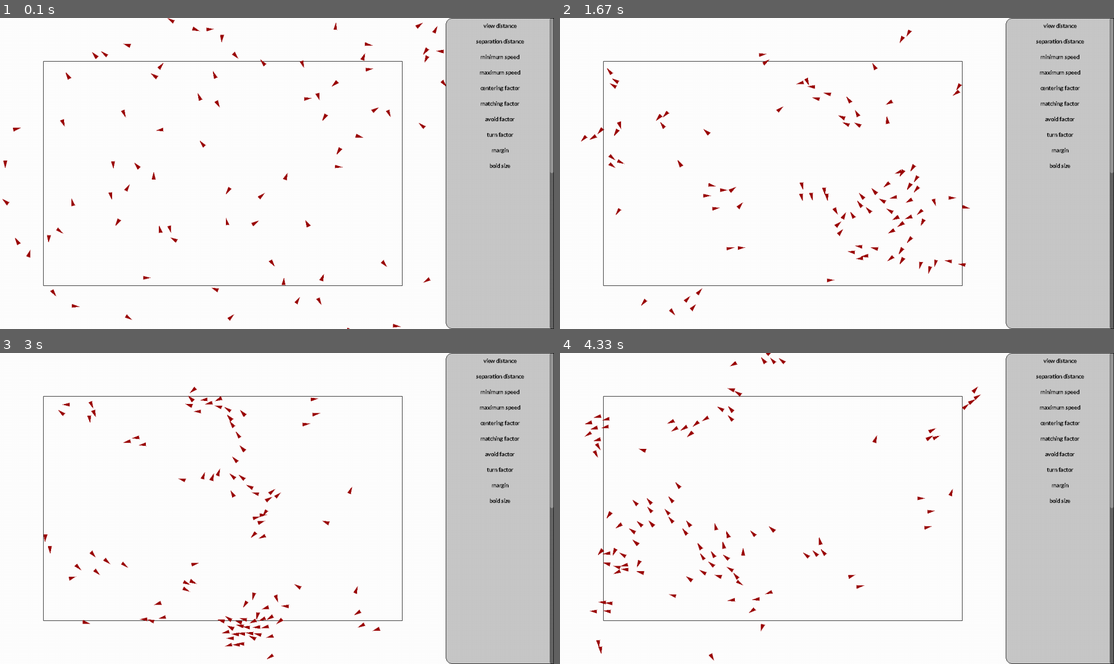
Above: before the commit, frames 1-4 (two rows, left to right).
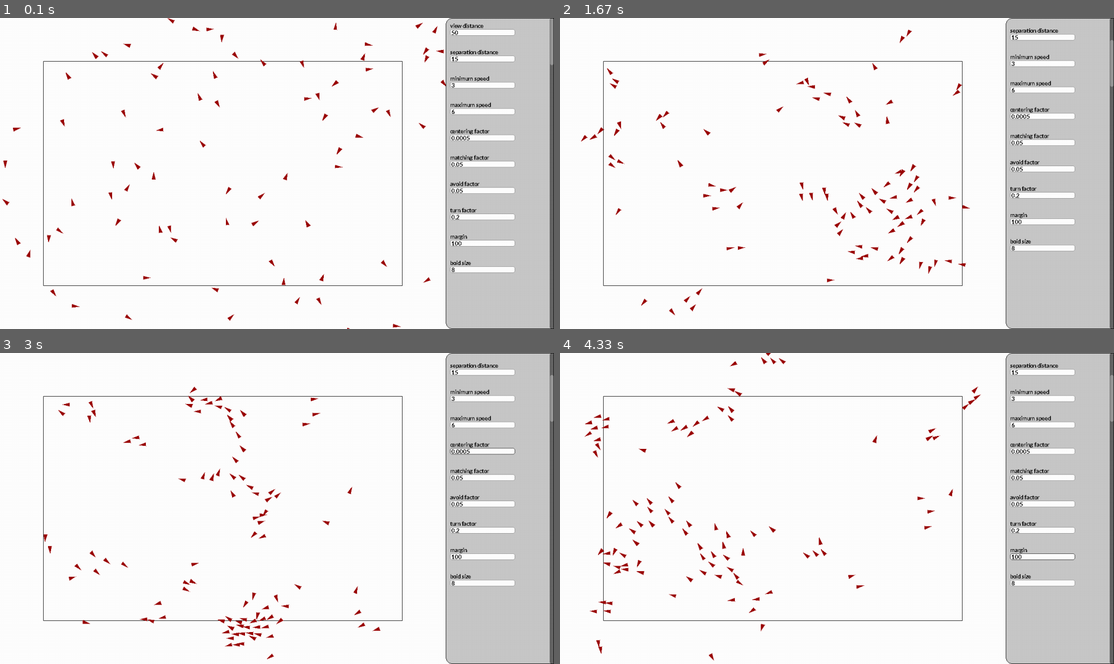
Above: after the commit, the same moments.

Repository: Peter-Vanderhyde/Boid-Simulation
Game: pygame game, started from main.py
Same seed, same stepped clock (60 frames per second), same inputs: the game is played once before the commit and once after it.
Inputs (mouse positions are in pixels of both pictures, inside the frame that each line leads up to):
- Up to frame 1 (0.1 s): no input
- Up to frame 2 (1.67 s): press the mouse at (1041, 269) at 0.37 s; move the mouse to (1003, 173) at 0.47 s; release the mouse at (958, 77) at 0.6 s; press the mouse at (1113, 42) at 0.7 s; move the mouse to (881, 52) at 0.8 s; release the mouse at (654, 61) at 0.93 s; press the mouse at (1041, 269) at 1.03 s; move the mouse to (920, 226) at 1.13 s; release the mouse at (798, 185) at 1.27 s; press the mouse at (1041, 33) at 1.37 s; move the mouse to (1014, 42) at 1.47 s; release the mouse at (981, 55) at 1.6 s
- Up to frame 3 (3 s): press the mouse at (481, 471) at 1.7 s; move the mouse to (476, 520) at 1.8 s; release the mouse at (470, 570) at 1.93 s; press the mouse at (481, 393) at 2.03 s; move the mouse to (409, 405) at 2.13 s; release the mouse at (337, 418) at 2.27 s; press the mouse at (481, 604) at 2.37 s; move the mouse to (293, 614) at 2.47 s; release the mouse at (110, 623) at 2.6 s; press the mouse at (481, 471) at 2.7 s; move the mouse to (371, 545) at 2.8 s; release the mouse at (254, 617) at 2.93 s
- Up to frame 4 (4.33 s): press the mouse at (1041, 552) at 3.03 s; move the mouse to (981, 517) at 3.13 s; release the mouse at (914, 480) at 3.27 s; press the mouse at (1041, 524) at 3.37 s; move the mouse to (942, 567) at 3.47 s; release the mouse at (842, 608) at 3.6 s; press the mouse at (1041, 499) at 3.7 s; move the mouse to (886, 449) at 3.8 s; release the mouse at (731, 399) at 3.93 s; press the mouse at (1041, 576) at 4.03 s; move the mouse to (1030, 539) at 4.13 s; release the mouse at (1014, 502) at 4.27 s

The runs differ from the first frame. In frame 1, 3.3% of the frame differs, in the area x 81-100%, y 1-83%; in frame 2, 3.0%; in frame 3, 3.0%; in frame 4, 3.0%.

Commit message:
Can now scroll with scrollbar and select textbox

Diff:
--- a/canvas.py
+++ b/canvas.py
@@ -12,16 +12,20 @@
         self.width = self.screen.get_width()
         self.height = self.screen.get_height()
         self.sidebar = None
+
         margin = settings["margin"]["value"]
         # Create rectangle area the boids will try to stay within
         # ((corner_x, corner_y), (width, height))
         self.active_area = ((margin, margin),
                     (self.width - margin * 2, self.height - margin * 2))
+
         self.settings = settings
         self.show_circles = False
+        self.last_scroll_pos = None
+        self.selected_textbox = None
 
-    def create_sidebar(self, width, prop_margin):
-        self.sidebar = gui.Sidebar(self.screen, width, prop_margin, self.settings)
+    def create_sidebar(self, width, margins=(0, 0)):
+        self.sidebar = gui.Sidebar(self.screen, width, margins, self.settings)
         margin = self.active_area[0][0]
         self.active_area = ((margin, margin),
                     (self.width - width - margin * 2, self.height - margin * 2))
@@ -30,7 +34,10 @@
         self.draw_background()
         self.draw_boids(boids)
         if self.sidebar:
-            self.sidebar.draw()
+            mouse_pos = pygame.mouse.get_pos()
+            self.sidebar.draw(mouse_pos, self.last_scroll_pos)
+            if self.last_scroll_pos != None:
+                self.last_scroll_pos = mouse_pos
 
     def draw_background(self):
         """Fills the screen with the background color and draws a square for the active area."""
@@ -70,12 +77,34 @@
             if event.type == pygame.QUIT:
                 pygame.quit()
                 sys.exit()
+
             elif event.type == pygame.KEYDOWN:
                 if event.key == pygame.K_ESCAPE:
                     pygame.quit()
                     sys.exit()
                 elif event.key == pygame.K_RETURN:
                     self.show_circles = not self.show_circles # Show view circles around boids
+
             elif event.type == pygame.MOUSEWHEEL:
                 if self.sidebar.rect.collidepoint(pygame.mouse.get_pos()):
                     self.sidebar.scroll(event.y * 10)
+
+            elif event.type == pygame.MOUSEBUTTONDOWN:
+                mouse_pos = pygame.mouse.get_pos()
+                if self.sidebar.get_scrollbar_pos().collidepoint(mouse_pos):
+                    self.last_scroll_pos = mouse_pos
+                else:
+                    self.last_scroll_pos = None
+
+                self.selected_textbox = None
+                for prop in self.sidebar.properties:
+                    if prop.textbox.rect.collidepoint(mouse_pos):
+                        self.selected_textbox = prop
+                        prop.textbox.selected = True
+
+                for prop in self.sidebar.properties:
+                    if prop is not self.selected_textbox:
+                        prop.textbox.selected = False
+
+            elif event.type == pygame.MOUSEBUTTONUP:
+                self.last_scroll_pos = None
--- a/gui.py
+++ b/gui.py
@@ -2,52 +2,36 @@
 import math
 from vector import Vector
 
-class Anchor:
-    def __init__(self, anchor_point_string, pos):
-        self.anchor_point_string = anchor_point_string
-        self.pos = pos
 
-    def anchor_rect(self, rect):
-        if self.anchor_point_string == "center":
-            rect.center = self.pos
-        elif self.anchor_point_string == "left top":
-            rect.topleft = self.pos
-        elif self.anchor_point_string == "right top":
-            rect.topright = self.pos
-        elif self.anchor_point_string == "left bottom":
-            rect.botleft = self.pos
-        elif self.anchor_point_string == "right bottom":
-            rect.botright = self.pos
-        elif self.anchor_point_string == "center top":
-            rect.midtop = self.pos
-        elif self.anchor_point_string == "center bottom":
-            rect.midbottom = self.pos
+class Gui:
+    def __init__(self, rect):
+        self.rect = rect
 
-class Text:
-    def __init__(self, text, font_name, size, color, anchor=Anchor("top left", (0, 0))):
+    def get_offset_rect(self, offset_amount):
+        return pygame.Rect(self.rect.left + offset_amount[0], self.rect.top + offset_amount[1],
+                           self.rect.width, self.rect.height)
+
+class Text(Gui):
+    def __init__(self, text, font_name, size, color, top_left):
+        super().__init__(rect=None)
         self.text = text
         self.font_name = font_name
         self.size = size
         self.color = color
         self.font = pygame.font.SysFont(self.font_name, self.size, True)
         self.surf = None
-        self.rect = None
-        self.anchor = anchor
-        if self.text:
-            self.create_surf()
+        self.top_left = top_left
+        self.create_surf()
 
     def create_surf(self):
         self.surf = self.font.render(self.text, False, self.color)
         self.rect = self.surf.get_rect()
-        self.anchor.anchor_rect(self.rect)
+        self.rect.topleft = self.top_left.values()
 
-    def get_offset_rect(self, offset_amount):
-        return pygame.Rect(self.rect.left + offset_amount[0], self.rect.top + offset_amount[1],
-                           self.rect.width, self.rect.height)
-
-    def render(self, screen, offset=(0, 0)):
+    def draw(self, screen, offset=(0, 0)):
         if not self.text:
-            raise RuntimeError("Text object has no text to display.")
+            return
+            #raise RuntimeError("Text object has no text to display.")
 
         if offset == (0, 0):
             screen.blit(self.surf, self.rect)
@@ -60,74 +44,118 @@
             self.create_surf()
 
 
+class TextBox(Gui):
+    def __init__(self, value, font_name, width, height, top_left):
+        super().__init__(rect=pygame.Rect(top_left.values(), (width, height)))
+        self.value = value
+        self.text = Text(str(value), font_name, height, (0, 0, 0), top_left)
+        self.width = width
+        self.height = height
+        self.top_left = top_left
+        self.selected = False
+
+    def set_value(self, value):
+        self.value = value
+        self.text.set_text(str(value))
+
+    def draw(self, screen, offset=(0, 0)):
+        rect = self.get_offset_rect(offset)
+        pygame.draw.rect(screen, (255, 255, 255), rect, border_radius=5)
+        if not self.selected:
+            pygame.draw.rect(screen, (150, 150, 150), rect, 1, border_radius=5)
+        else:
+            pygame.draw.rect(screen, (50, 50, 50), rect, 1, border_radius=5)
+
+        self.text.draw(screen, (offset[0] + 3, offset[1]))
+
+
 class Property:
-    def __init__(self, name, font_name, value, min_value, max_value, place_top, margin):
+    def __init__(self, name, font_name, value, min_value, max_value, top_left):
         self.name = name
         self.font_name = font_name
         self.value = value
         self.min_value = min_value
         self.max_value = max_value
-        self.margin = margin
+        self.top_left = top_left
         self.title = None
-        self.create_title(place_top + Vector(0, margin))
-        self.height = margin * 2 + self.title.rect.height
+        self.textbox = None
+        self.create_title(top_left)
+        self.create_textbox(top_left + Vector(0, self.title.rect.height))
+        prop_y_margins = 15
+        self.height = prop_y_margins * 2 + self.title.rect.height + self.textbox.rect.height
 
-    def create_title(self, place_top):
-        title = Text(self.name, self.font_name, 15, (0, 0, 0), Anchor("center top", place_top.values()))
+    def create_title(self, top_left):
+        title = Text(self.name, self.font_name, 15, (0, 0, 0), top_left)
         self.title = title
 
+    def create_textbox(self, top_left):
+        textbox = TextBox(self.value, self.font_name, 150, 15, top_left)
+        self.textbox = textbox
+
     def draw(self, screen, offset_y):
-        self.title.render(screen, (0, offset_y))
+        self.title.draw(screen, (0, offset_y))
+        self.textbox.draw(screen, (0, offset_y))
 
 
 class Sidebar:
-    def __init__(self, screen, width, prop_margin, settings):
+    def __init__(self, screen, width, margins, settings):
         self.screen = screen
         self.s_width = screen.get_width()
         self.s_height = screen.get_height()
         self.width = width
         self.rect = pygame.Rect(self.s_width - width, 0, width, self.s_height)
-        self.prop_margin = prop_margin
+        self.margins = margins
         self.settings = settings
         self.font_name = "calibri"
         self.properties = []
         self.scroll_y = 0
         self.max_scroll = 0
+        self.bar_height = self.s_height
+        self.scroll_speed = 1
+        self.bar_rect = pygame.Rect(self.s_width - 10, 0, 10, self.bar_height)
+
+    def calculate_scrollbar_props(self):
+        full_height = self.rect.height
+        scroll_percent = -self.max_scroll / full_height
+        if scroll_percent > 0.99:
+            self.bar_height = 30
+            self.scroll_speed = (full_height - self.bar_height) / -self.max_scroll
+        else:
+            self.bar_height = math.ceil(full_height - -self.max_scroll)
+            self.scroll_speed = 1
+
+    def get_scrollbar_pos(self):
+        return pygame.Rect(self.rect.right - 10, self.rect.top + -self.scroll_y * self.scroll_speed, 10, self.bar_height)
 
     def add_property(self, property_name):
         value, min_value, max_value = self.settings[property_name].values()
 
-        bot_of_last_prop = 0
+        bot_of_last_prop = self.margins[1]
         for prop in self.properties:
             bot_of_last_prop += prop.height
 
         prop = Property(property_name, self.font_name, value, min_value, max_value,
-                        Vector(self.rect.centerx, bot_of_last_prop), self.prop_margin)
+                        Vector(self.s_width - self.width + self.margins[0], bot_of_last_prop))
         self.properties.append(prop)
         self.max_scroll -= prop.height
+        self.calculate_scrollbar_props()
 
     def scroll(self, amount):
         self.scroll_y += amount
         self.scroll_y = max(self.max_scroll, min(0, self.scroll_y))
 
     def draw_scrollbar(self):
-        full_height = self.rect.height
-        scroll_percent = -self.max_scroll / full_height
-        if scroll_percent > 0.99:
-            bar_height = 30
-            scroll_speed = (full_height - bar_height) / -self.max_scroll
-        else:
-            bar_height = math.ceil(full_height - -self.max_scroll)
-            scroll_speed = 1
-
         pygame.draw.rect(self.screen, (100, 100, 100),
                          (self.rect.right - 10, self.rect.top, 10, self.rect.height), border_radius=20)
         pygame.draw.rect(self.screen, (150, 150, 150),
-                         (self.rect.right - 10, self.rect.top + -self.scroll_y * scroll_speed, 10, bar_height), border_radius=20)
+                         self.get_scrollbar_pos(), border_radius=20)
         pygame.draw.rect(self.screen, (100, 100, 100),
-                         (self.rect.right - 10, self.rect.top + -self.scroll_y * scroll_speed, 10, bar_height), 1, border_radius=20)
+                         self.get_scrollbar_pos(), 1, border_radius=20)
 
-    def draw(self):
+    def draw(self, curr_mouse_pos, last_mouse_pos):
+        if last_mouse_pos is not None:
+            self.scroll(last_mouse_pos[1] - curr_mouse_pos[1])
+
         width, height = self.screen.get_size()
         pygame.draw.rect(self.screen, (200, 200, 200), (width - self.width, 0, self.width, height),
                          border_top_left_radius=15, border_bottom_left_radius=15)
--- a/main.py
+++ b/main.py
@@ -7,7 +7,7 @@
 import simulation
 pygame.init()
 
-#TODO Instead of storing values in the boids themselves, always refer to the settings so they can be changed on the fly
+#TODO Have the sidebar check its own events
 settings = {
     "view distance": {
         "value": 50,
@@ -98,7 +98,7 @@
 
     settings["margin"]["max"] = min(width, height) / 2 - 1
     canvas = Canvas(width, height, (255, 255, 255), settings) # Handles functions for drawing, and events
-    canvas.create_sidebar(width=250, prop_margin=10)
+    canvas.create_sidebar(width=250, margins=(10, 10))
     for key in settings.keys():
         canvas.sidebar.add_property(key)
 
